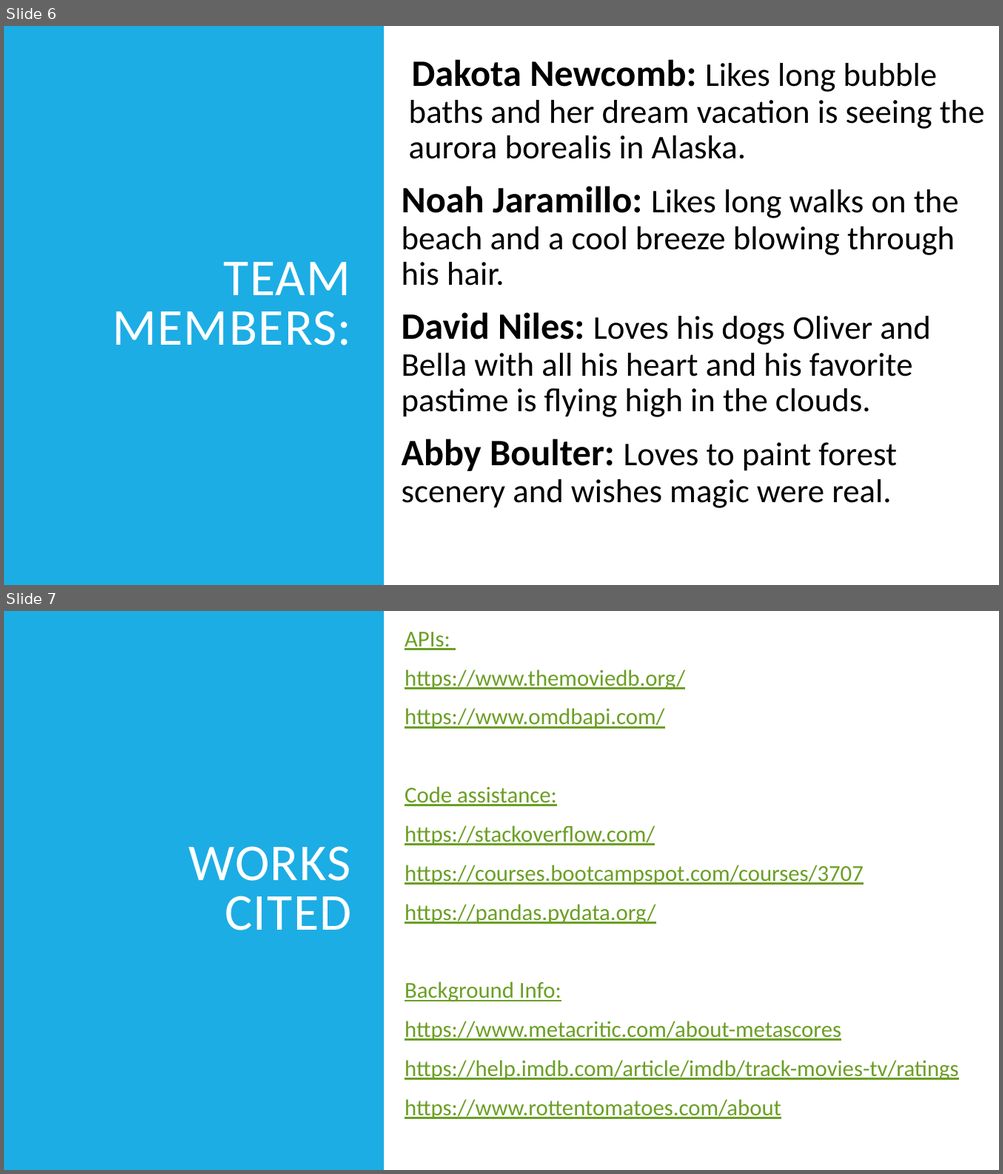
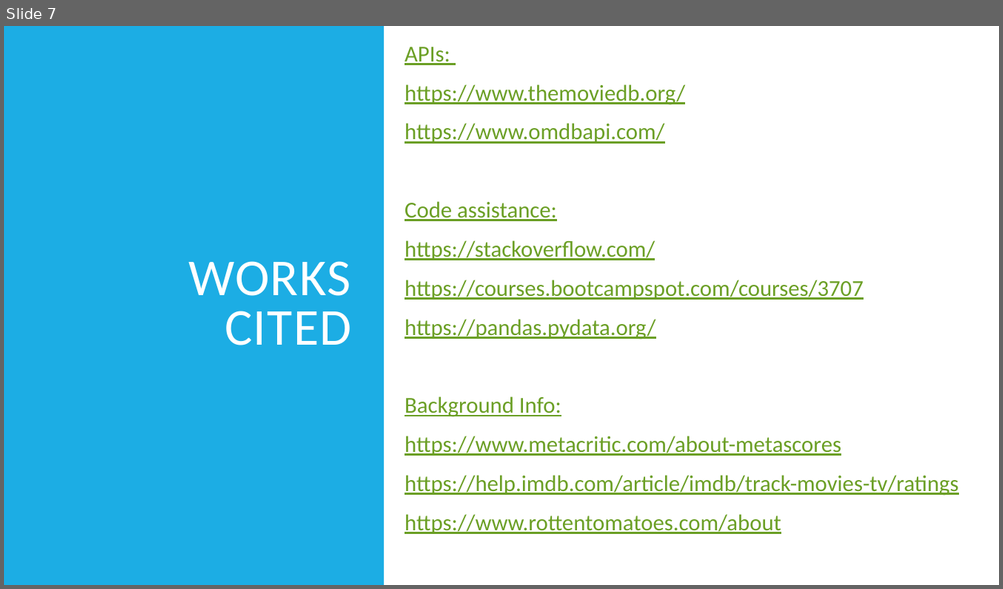
Before and after one commit to Abby-Boulter/Project1, a slide deck: data/Project 1 Presentation.pptx. Shown one above the other, each under a label of ours: slides 6 and 7 before the commit, slide 7 after it. The pictures are 1003x1174 and 1003x589 pixels, drawn with LibreOffice and Linux fonts; fonts in the diff are those of the drawing. Boxes give left, top, right and bottom in pixels: in the first picture for what was removed or moved away, otherwise in the second. Text is boxed around its words. In the diff, an @@ line names an element or a change of style, - is before the commit and + after.

```diff
--- a/data/Project 1 Presentation.pptx
+++ b/data/Project 1 Presentation.pptx
@@ slide 6 removed at bbox=[4, 26, 999, 585], background #FFFFFF @@
@@ rectangle removed at bbox=[4, 26, 384, 585] @@
@@ text removed at bbox=[401, 59, 984, 508] @@
-  Dakota Newcomb: Likes long bubble baths and her dream vacation is seeing the aurora borealis in Alaska.
-Noah Jaramillo: Likes long walks on the beach and a cool breeze blowing through his hair.
-David Niles: Loves his dogs Oliver and Bella with all his heart and his favorite pastime is flying high in the clouds.
-Abby Boulter: Loves to paint forest scenery and wishes magic were real.
@@ title removed at bbox=[112, 262, 352, 346] @@
-TEAM MEMBERS:
```
Also in this commit, not shown: 5 slides changed, 1 slide added, 5 other files.
